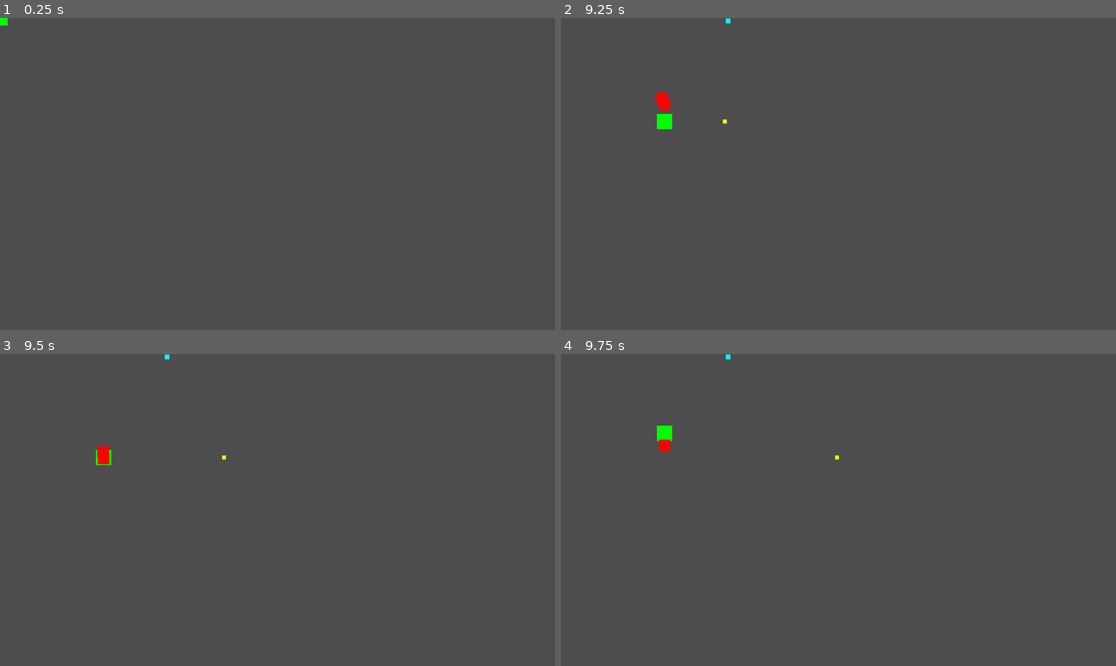
Above: before the commit, frames 1-4 (two rows, left to right).
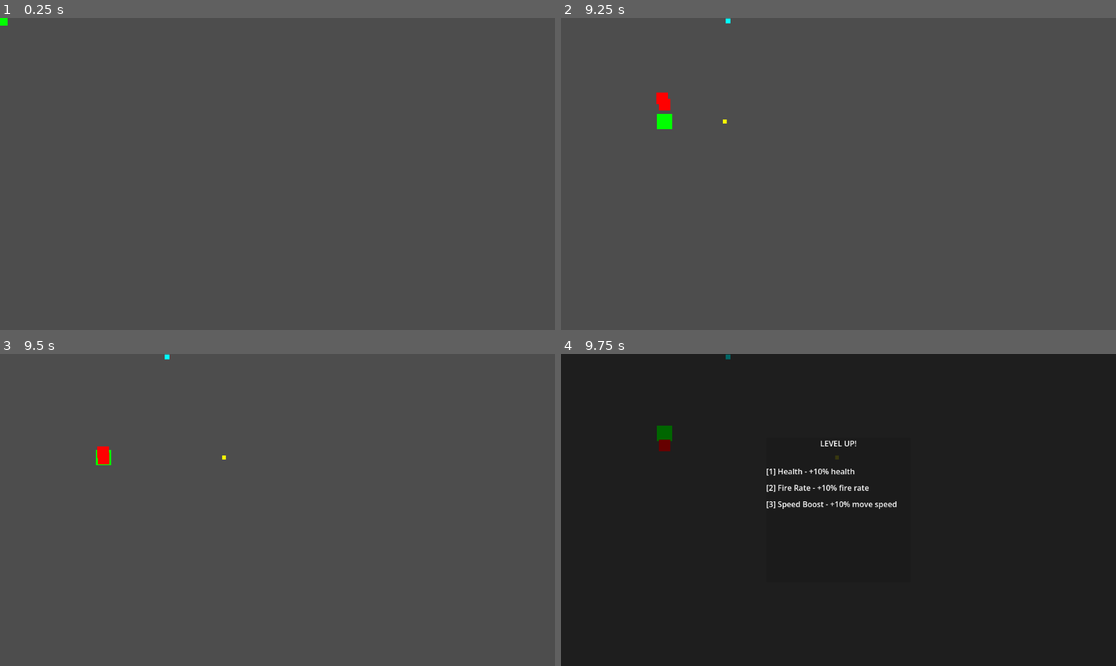
Above: after the commit, the same moments.

Repository: zaamold/Polygon-Protocol
Game: Godot game, scene res://scenes/main.tscn
The game is run twice, just before and just after one commit, with the same random seed, the same clock (stepped at 60 frames per second) and the same inputs.
Inputs (mouse positions are in pixels of both pictures, inside the frame that each line leads up to):
- Up to frame 1 (0.25 s): no input
- Up to frame 2 (9.25 s): tap Enter at 0.5 s; move the mouse to (960, 158) at 0.52 s; hold Right (ui_right) 0.53-1.25 s; click (960, 158) at 0.67 s; drag from (727, 189) to (710, 67) at 1.27 s; move the mouse to (894, 105) at 2.02 s; hold Right (ui_right) 2.03-2.75 s; drag from (810, 236) to (855, 108) at 2.77 s; move the mouse to (1005, 220) at 3.52 s; hold Left (ui_left) 3.53-4.25 s; drag from (672, 127) to (755, 96) at 4.27 s; move the mouse to (866, 174) at 5.02 s; hold Down (ui_down) 5.03-5.75 s; click (866, 174) at 5.17 s; drag from (755, 96) to (727, 189) at 5.77 s; move the mouse to (960, 158) at 6.52 s; hold Up (ui_up) 6.53-7.25 s; drag from (727, 189) to (660, 64) at 7.27 s; move the mouse to (894, 105) at 8.02 s; hold Down (ui_down) 8.03-8.75 s; drag from (810, 236) to (672, 127) at 8.77 s
- Up to frame 3 (9.5 s): no input
- Up to frame 4 (9.75 s): move the mouse to (1005, 556) at 9.52 s; hold Up (ui_up) from 9.53 s (still down); click (1005, 556) at 9.67 s

Frames 1-3 are identical in both runs. In frame 4, 100% of the frame differs, in the area x 0-100%, y 0-100%.

Commit message:
feat: add clear level-up UI state with overlay and options
Created level-up UI scene with semi-transparent overlay and centered panel
showing upgrade options. Game now visually indicates level-up pause state
rather than appearing frozen. UI displays automatically on level-up, shows
3 upgrade choices for 3 seconds, then auto-selects first option.

Co-Authored-By: Claude Haiku 4.5 <noreply@anthropic.com>
Claude-Session: https://claude.ai/code/session_017aEvyQFGYX2Re5qMhKUZMe

Diff:
--- /dev/null
+++ b/scenes/level_up_ui.tscn
@@ -0,0 +1,61 @@
+[gd_scene format=3 uid="uid://b7jlcq7j8w2s"]
+
+[ext_resource type="Script" path="res://scripts/level_up_ui.gd" id="1_abc12"]
+
+[node name="LevelUpUI" type="CanvasLayer" unique_id=1]
+script = ExtResource("1_abc12")
+layer = 100
+
+[node name="Overlay" type="ColorRect" parent="." unique_id=2]
+anchors_preset = 15
+anchor_left = 0.0
+anchor_top = 0.0
+anchor_right = 1.0
+anchor_bottom = 1.0
+offset_left = 0.0
+offset_top = 0.0
+offset_right = 0.0
+offset_bottom = 0.0
+color = Color(0, 0, 0, 0.6)
+
+[node name="Panel" type="PanelContainer" parent="." unique_id=3]
+anchors_preset = 8
+anchor_left = 0.5
+anchor_top = 0.5
+anchor_right = 0.5
+anchor_bottom = 0.5
+offset_left = -150.0
+offset_top = -150.0
+offset_right = 150.0
+offset_bottom = 150.0
+
+[node name="VBoxContainer" type="VBoxContainer" parent="Panel" unique_id=4]
+anchors_preset = 15
+anchor_left = 0.0
+anchor_top = 0.0
+anchor_right = 1.0
+anchor_bottom = 1.0
+offset_left = 8.0
+offset_top = 8.0
+offset_right = -8.0
+offset_bottom = -8.0
+
+[node name="Title" type="Label" parent="Panel/VBoxContainer" unique_id=5]
+text = "LEVEL UP!"
+horizontal_alignment = 1
+custom_minimum_size = Vector2(0, 40)
+
+[node name="Spacer" type="Control" parent="Panel/VBoxContainer" unique_id=6]
+custom_minimum_size = Vector2(0, 10)
+
+[node name="Option1" type="Label" parent="Panel/VBoxContainer" unique_id=7]
+text = "[1] Option 1"
+custom_minimum_size = Vector2(0, 30)
+
+[node name="Option2" type="Label" parent="Panel/VBoxContainer" unique_id=8]
+text = "[2] Option 2"
+custom_minimum_size = Vector2(0, 30)
+
+[node name="Option3" type="Label" parent="Panel/VBoxContainer" unique_id=9]
+text = "[3] Option 3"
+custom_minimum_size = Vector2(0, 30)
--- a/scenes/main.tscn
+++ b/scenes/main.tscn
@@ -4,6 +4,7 @@
 [ext_resource type="Script" uid="uid://dtyoe2x55y61q" path="res://scripts/wave_manager.gd" id="2_0wfyh"]
 [ext_resource type="Script" uid="uid://v3b2mxdnfnq5" path="res://scripts/run_manager.gd" id="3_sugp2"]
 [ext_resource type="Script" uid="uid://cuvgr81ejawg4" path="res://scripts/upgrade_manager.gd" id="4_jyhfs"]
+[ext_resource type="PackedScene" uid="uid://b7jlcq7j8w2s" path="res://scenes/level_up_ui.tscn" id="5_lvlup"]
 
 [sub_resource type="CircleShape2D" id="CircleShape2D_jyhfs"]
 radius = 30.0
@@ -38,3 +39,5 @@
 
 [node name="UpgradeManager" type="Node" parent="." unique_id=1186691098]
 script = ExtResource("4_jyhfs")
+
+[node name="LevelUpUI" parent="." instance=ExtResource("5_lvlup") unique_id=2000000001]
--- /dev/null
+++ b/scripts/level_up_ui.gd
@@ -0,0 +1,24 @@
+extends CanvasLayer
+
+@onready var overlay = $Overlay
+@onready var option1_label = $Panel/VBoxContainer/Option1
+@onready var option2_label = $Panel/VBoxContainer/Option2
+@onready var option3_label = $Panel/VBoxContainer/Option3
+
+func _ready() -> void:
+	hide_ui()
+
+func show_upgrade_options(options: Array) -> void:
+	if options.size() >= 1:
+		option1_label.text = "[1] " + options[0].name + " - " + options[0].description
+	if options.size() >= 2:
+		option2_label.text = "[2] " + options[1].name + " - " + options[1].description
+	if options.size() >= 3:
+		option3_label.text = "[3] " + options[2].name + " - " + options[2].description
+
+	$Panel.show()
+	overlay.show()
+
+func hide_ui() -> void:
+	$Panel.hide()
+	overlay.hide()
--- a/scripts/upgrade_manager.gd
+++ b/scripts/upgrade_manager.gd
@@ -13,10 +13,12 @@
 var upgrades: Array[Upgrade] = []
 var run_manager: Node
 var player: Node
+var level_up_ui: CanvasLayer
 
 func _ready() -> void:
 	run_manager = get_parent().get_node("RunManager")
 	player = get_parent().get_node("Player")
+	level_up_ui = get_parent().get_node("LevelUpUI")
 	_setup_upgrades()
 
 func _setup_upgrades() -> void:
@@ -45,7 +47,6 @@
 
 func _show_upgrade_choice() -> void:
 	get_tree().paused = true
-	print("\n=== LEVEL UP! ===")
 
 	# Randomly select 3 upgrades
 	var available: Array[Upgrade] = []
@@ -54,15 +55,15 @@
 	for i in range(mini(3, upgrades.size())):
 		available.append(upgrades[indices[i]])
 
-	for idx in range(available.size()):
-		print("[", idx + 1, "] ", available[idx].name, " - ", available[idx].description)
+	# Show UI with upgrade options
+	level_up_ui.show_upgrade_options(available)
 
 	# Auto-select first option after a delay (for testing)
-	await get_tree().create_timer(2.0).timeout
+	await get_tree().create_timer(3.0).timeout
 	_apply_upgrade(available[0])
 
 func _apply_upgrade(upgrade: Upgrade) -> void:
 	print("Chose upgrade: ", upgrade.name)
 	upgrade.apply_func.call()
+	level_up_ui.hide_ui()
 	get_tree().paused = false
-	print("=== RESUMING ===\n")
